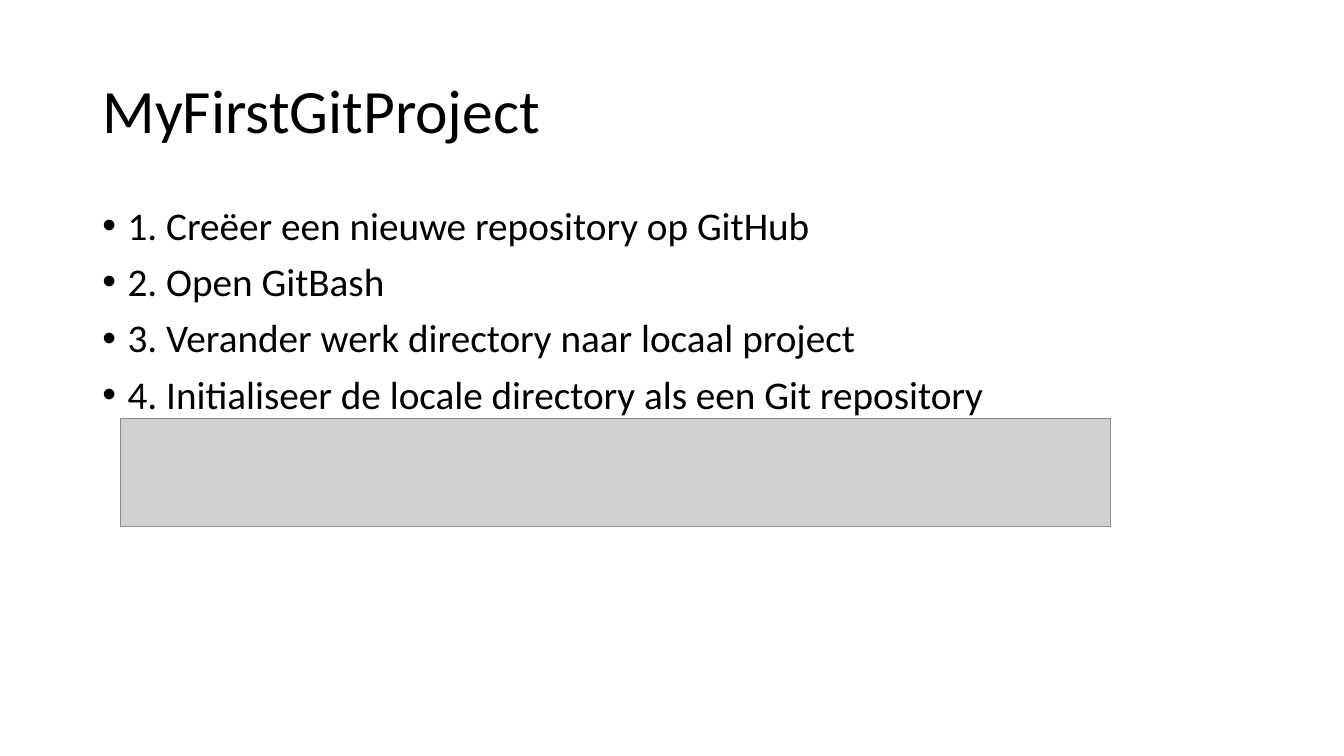
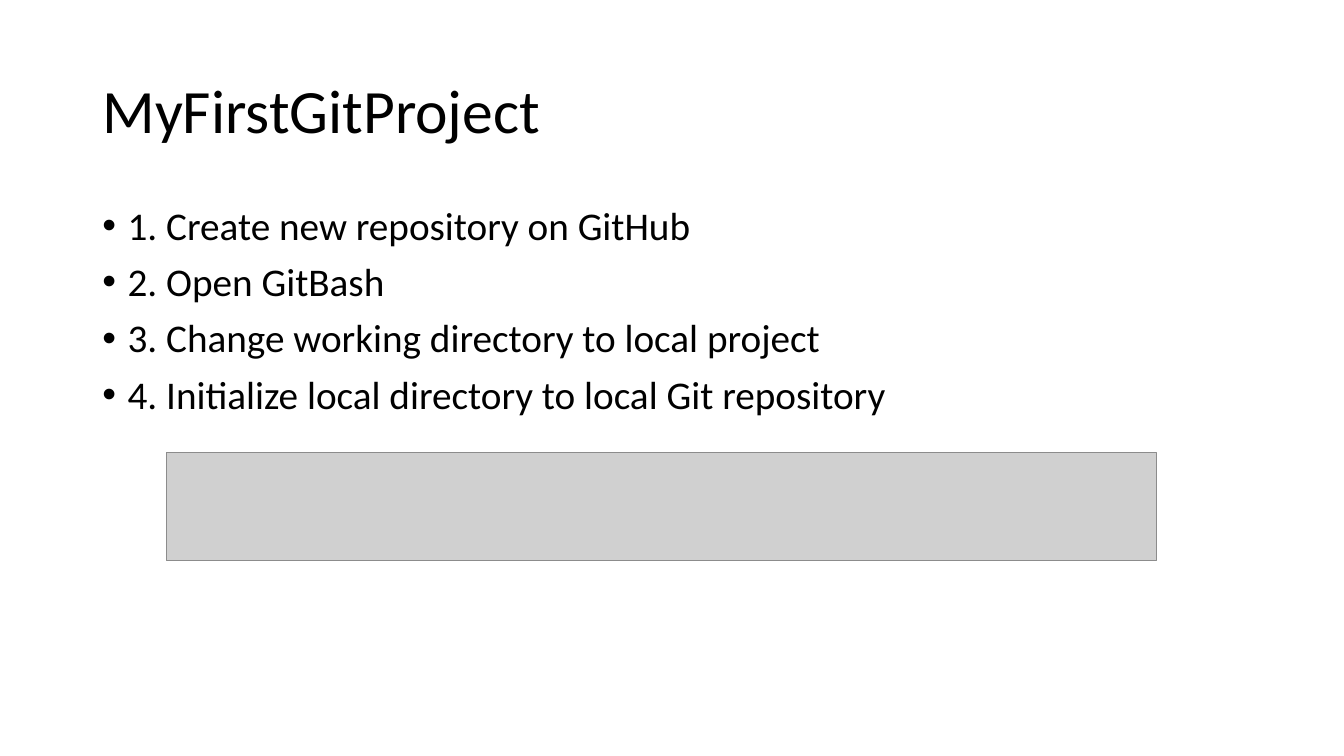
Before and after one commit to tomovermeers/MyFirstGitProject, a slide deck: slide 11 of GIT.pptx. Drawn at 1344x756 pixels with LibreOffice and Linux fonts; fonts in the diff are those of the drawing; grey boxes stand for pictures. Boxes give left, top, right and bottom in pixels: in the first picture for what was removed or moved away, otherwise in the second. Text is boxed around its words. In the diff, an @@ line names an element or a change of style, - is before the commit and + after.

```diff
--- a/GIT.pptx
+++ b/GIT.pptx
@@ text at <box>128,212,690,247</box>: text changed @@
-• 1. Creëer een nieuwe repository op GitHub
+• 1. Create new repository on GitHub
@@ text at <box>128,324,885,416</box>: text changed @@
-• 3. Verander werk directory naar locaal project
-• 4. Initialiseer de locale directory als een Git repository
+• 3. Change working directory to local project
+• 4. Initialize local directory to local Git repository
@@ picture: place and size @@
-picture at <box>121,418,1111,526</box>
+picture at <box>166,453,1156,561</box>
```
Also in this commit, not shown: 10 other slides changed, 3 slides added, 1 other file.
